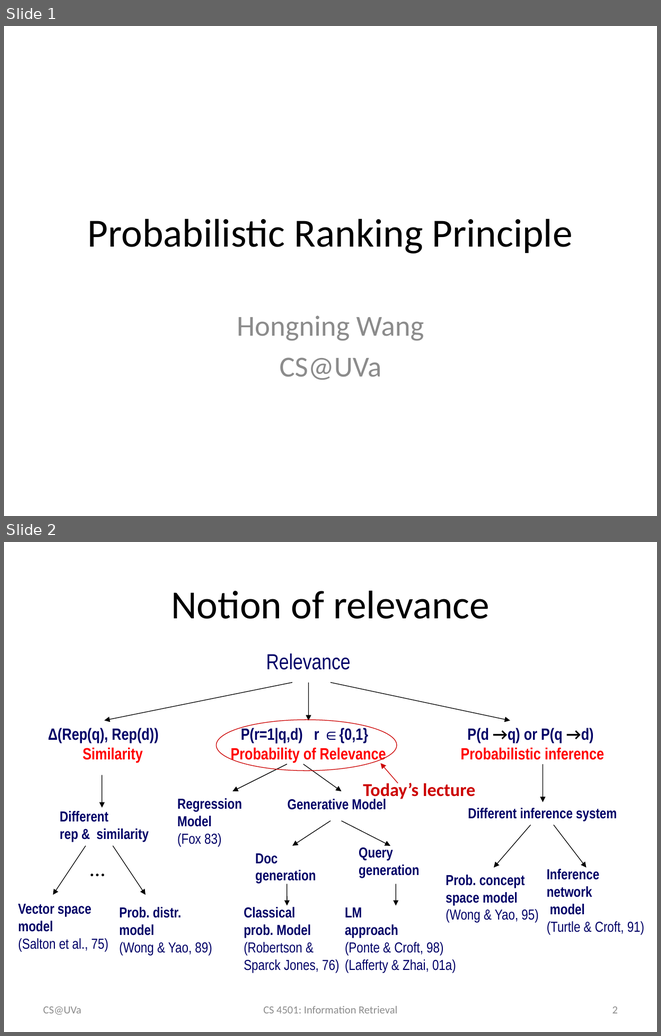
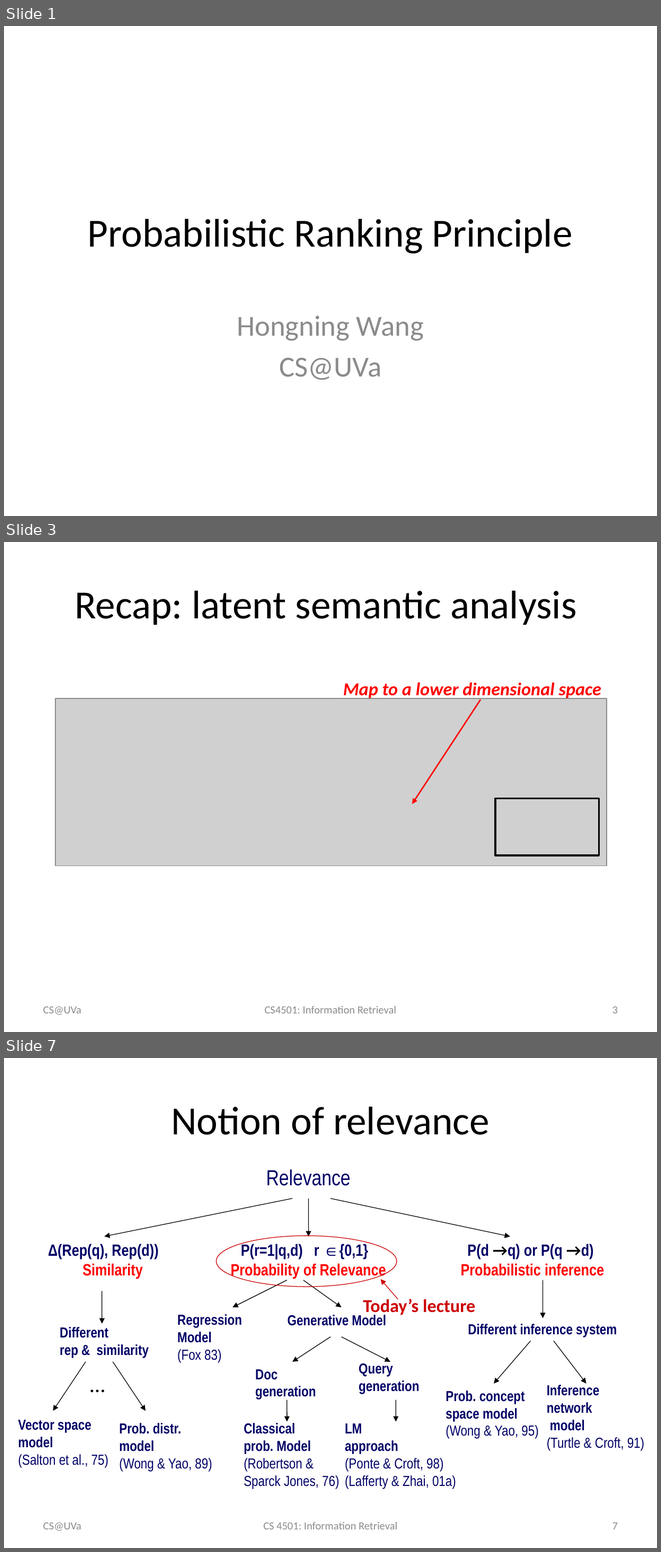
Before and after one commit to wang296/IR2015, a slide deck: docs/Probabilistic Ranking Principle.pptx. Shown one above the other, each under a label of ours: slides 1 and 2 before the commit, slides 1, 3 and 7 after it; the slides between them are not shown. The pictures are 661x1036 and 661x1552 pixels, drawn with LibreOffice and Linux fonts; fonts in the diff are those of the drawing; grey boxes stand for pictures. Boxes give left, top, right and bottom in pixels: in the first picture for what was removed or moved away, otherwise in the second. Text is boxed around its words. In the diff, an @@ line names an element or a change of style, - is before the commit and + after.

```diff
--- a/docs/Probabilistic Ranking Principle.pptx
+++ b/docs/Probabilistic Ranking Principle.pptx
@@ slide 3 added at <box>4,542,657,1032</box>, background #FFFFFF @@
@@ title added at <box>74,590,576,625</box>, 44 pt, text #000000 @@
+Recap: latent semantic analysis
@@ text added at <box>343,682,601,700</box>, 20 pt, text #FF0000, bold, italic @@
+Map to a lower dimensional space
@@ picture added at <box>55,699,607,866</box> @@
@@ arrow added from (480, 699) to (412, 804), #FF0000 1.5 pt @@
@@ rectangle added at <box>496,798,599,855</box>, outline #000000 2 pt @@
@@ text added at <box>43,1006,81,1014</box>, 12 pt, text #8C8C8C @@
+CS@UVa
@@ text added at <box>265,1006,396,1013</box>, 12 pt, text #8C8C8C @@
+CS4501: Information Retrieval
@@ page number added at <box>612,1006,618,1013</box>, 12 pt, text #8C8C8C @@
+3
@@ what was slide 2 is now slide 7 @@
@@ page number at <box>612,1522,618,1529</box>: text changed @@
-2
+7
```
Also in this commit, not shown: 5 other slides added, 3 other files.
